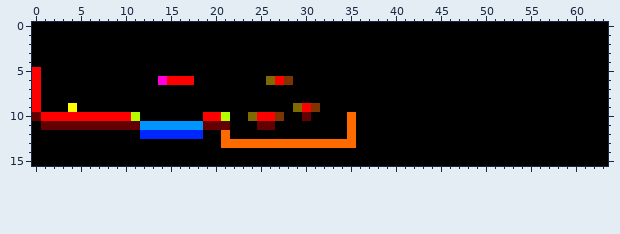
Two versions of one pixel-art sprite, Data/Levels/Level1.png. Above is the file before it was changed.
The file is 64x16 pixels.
The result:
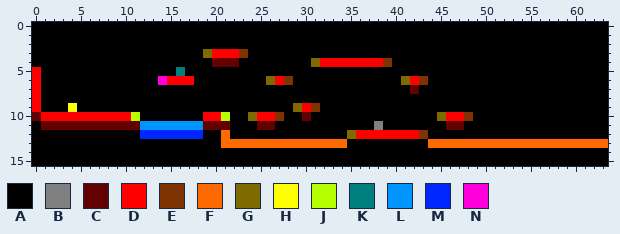
Palette (. is transparent): A #000000  B #808080  C #630000  D #ff0000  E #7f3300  F #ff6a00  G #7f6a00  H #ffff00  J #b6ff00  K #007f7f  L #0094ff  M #0026ff  N #ff00dc
Edits made:
{"y":3,"x":19,"old":"AAAAA","new":"GDDDE"}
{"y":4,"x":20,"old":"AAA","new":"CCC"}
{"y":4,"x":31,"old":"AAAAAAAAA","new":"GDDDDDDDE"}
{"y":5,"x":16,"old":"A","new":"K"}
{"y":6,"x":41,"old":"AAA","new":"GDE"}
{"y":7,"x":42,"old":"A","new":"C"}
{"y":10,"x":35,"old":"F","new":"A"}
{"y":10,"x":45,"old":"AAAA","new":"GDDE"}
{"y":11,"x":35,"old":"F","new":"A"}
{"y":11,"x":38,"old":"A","new":"B"}
{"y":11,"x":46,"old":"AA","new":"CC"}
{"y":12,"x":35,"old":"FAAAAAAAA","new":"GDDDDDDDE"}
{"y":13,"x":35,"old":"F","new":"A"}
{"y":13,"x":44,"old":"AAAAAAAAAAAAAAAAAAAA","new":"FFFFFFFFFFFFFFFFFFFF"}
{"label":"changed","picture_box":[176,49,248,76]}
{"label":"changed","picture_box":[311,58,608,148]}
